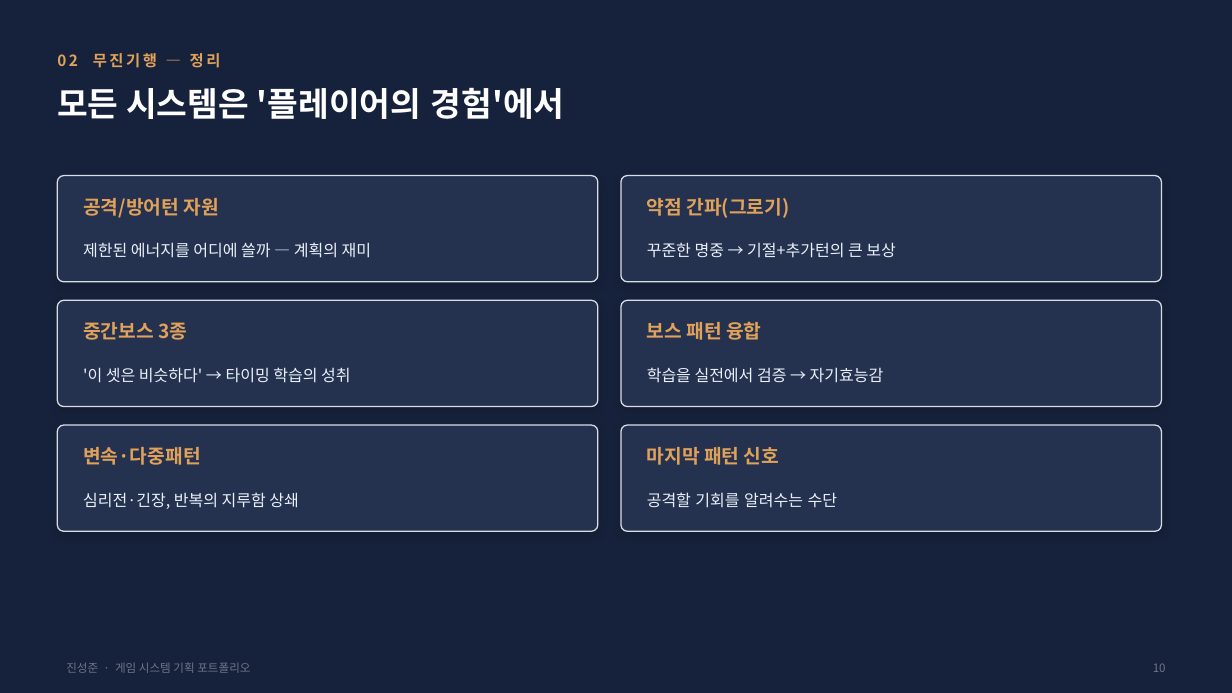
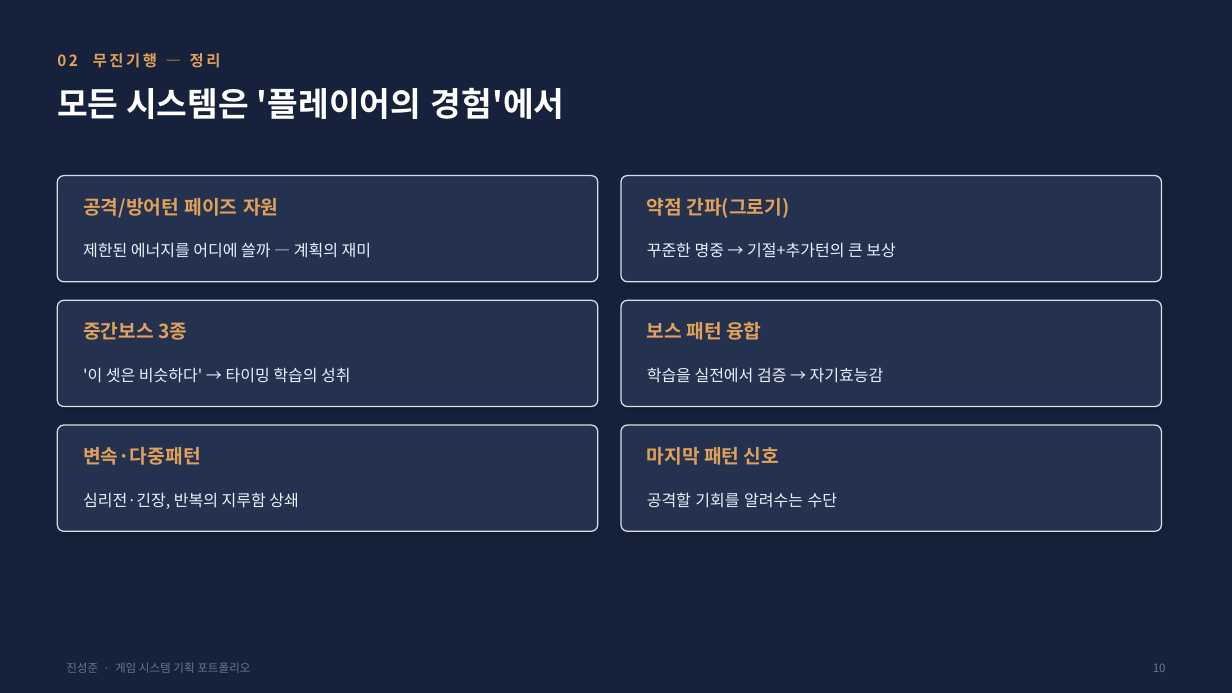
Before and after one commit to nohc2001/PulseCity, a slide deck: slide 9 of 포트폴리오/진성준/진성준_기획_포트폴리오.pptx. Drawn at 1232x693 pixels with LibreOffice and Linux fonts; fonts in the diff are those of the drawing. Boxes give left, top, right and bottom in pixels: in the first picture for what was removed or moved away, otherwise in the second. Text is boxed around its words. In the diff, an @@ line names an element or a change of style, - is before the commit and + after.

```diff
--- a/포트폴리오/진성준/진성준_기획_포트폴리오.pptx
+++ b/포트폴리오/진성준/진성준_기획_포트폴리오.pptx
@@ text at bbox=[83, 198, 278, 218]: text changed @@
-공격/방어턴 자원
+공격/방어턴 페이즈 자원
```
Also in this commit, not shown: 2 other slides changed, 1 slide added, 1 other file.
